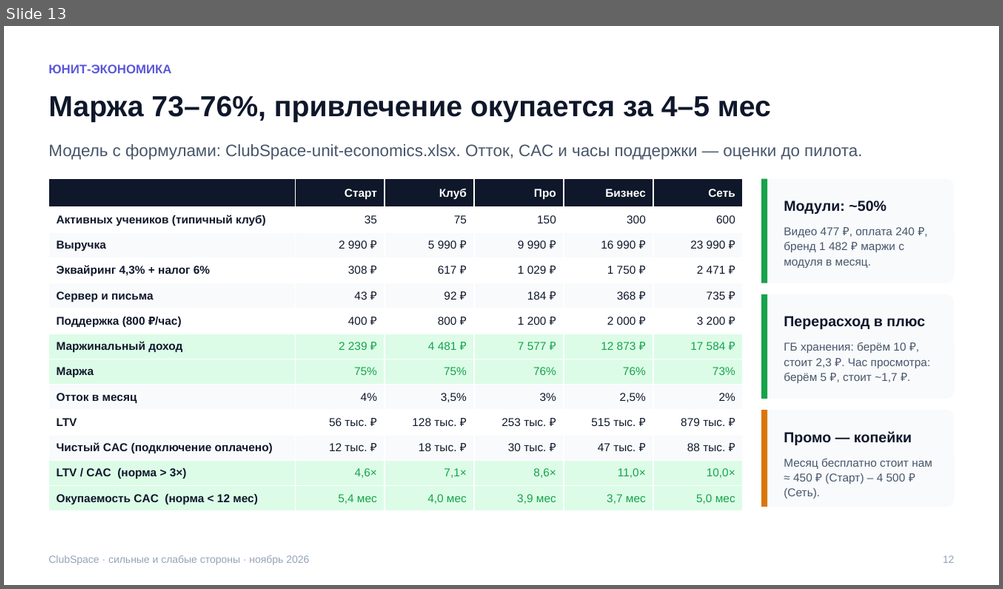
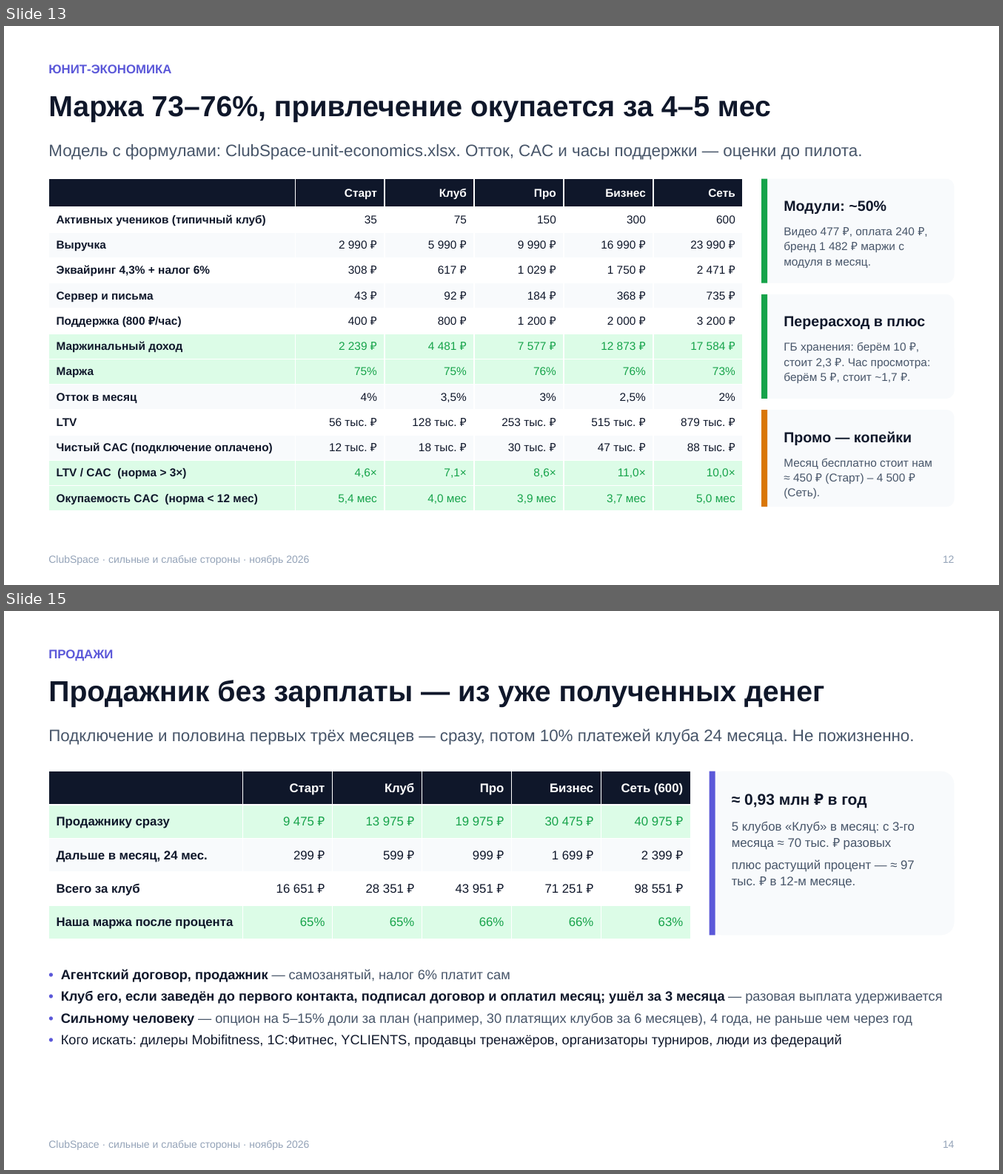
Before and after one commit to ilyakislenko/clubspace, a slide deck: docs/strategy/ClubSpace-strengths-weaknesses.pptx. Shown one above the other, each under a label of ours: slide 13 before the commit, slides 13 and 15 after it; the slides between them are not shown. The pictures are 1003x589 and 1003x1174 pixels, drawn with LibreOffice and Linux fonts; fonts in the diff are those of the drawing. Boxes give left, top, right and bottom in pixels: in the first picture for what was removed or moved away, otherwise in the second. Text is boxed around its words. In the diff, an @@ line names an element or a change of style, - is before the commit and + after.

```diff
--- a/docs/strategy/ClubSpace-strengths-weaknesses.pptx
+++ b/docs/strategy/ClubSpace-strengths-weaknesses.pptx
@@ slide 15 added at box(4, 611, 999, 1170), background #FFFFFF @@
@@ text added at box(48, 649, 113, 661), 12 pt, text #5B58D9, bold @@
+ПРОДАЖИ
@@ text added at box(48, 680, 824, 707), 28 pt, text #0F172A, bold @@
+Продажник без зарплаты — из уже полученных денег
@@ text added at box(48, 729, 914, 745), 16 pt, text #475569 @@
+Подключение и половина первых трёх месяцев — сразу, потом 10% платежей клуба 24 месяца. Не пожизненно.
@@ table added at box(48, 772, 691, 940), 5 rows, 6 columns @@
+ | Старт | Клуб | Про | Бизнес | Сеть (600)
+Продажнику сразу | 9 475 ₽ | 13 975 ₽ | 19 975 ₽ | 30 475 ₽ | 40 975 ₽
+Дальше в месяц, 24 мес. | 299 ₽ | 599 ₽ | 999 ₽ | 1 699 ₽ | 2 399 ₽
+Всего за клуб | 16 651 ₽ | 28 351 ₽ | 43 951 ₽ | 71 251 ₽ | 98 551 ₽
+Наша маржа после процента | 65% | 65% | 66% | 66% | 63%
@@ rounded rectangle added at box(709, 772, 954, 936), fill #F8FAFC @@
@@ rectangle added at box(709, 772, 715, 936), fill #5B58D9 @@
@@ text added at box(744, 794, 866, 808), 15 pt, text #0F172A, bold @@
+≈ 0,93 млн ₽ в год
@@ text added at box(731, 821, 914, 889), 12 pt, text #475569 @@
+5 клубов «Клуб» в месяц: с 3‑го месяца ≈ 70 тыс. ₽ разовых
+плюс растущий процент — ≈ 97 тыс. ₽ в 12‑м месяце.
@@ text added at box(61, 969, 942, 1048), 13 pt, text #0F172A @@
+• Агентский договор, продажник — самозанятый, налог 6% платит сам
+• Клуб его, если заведён до первого контакта, подписал договор и оплатил месяц; ушёл за 3 месяца — разовая выплата удерживается
+• Сильному человеку — опцион на 5–15% доли за план (например, 30 платящих клубов за 6 месяцев), 4 года, не раньше чем через год
+• Кого искать: дилеры Mobifitness, 1С:Фитнес, YCLIENTS, продавцы тренажёров, организаторы турниров, люди из федераций
@@ text added at box(48, 1141, 309, 1150), 10 pt, text #94A3B8 @@
+ClubSpace · сильные и слабые стороны · ноябрь 2026
@@ text added at box(942, 1141, 954, 1148), 10 pt, text #94A3B8 @@
+14
```
Also in this commit, not shown: 10 slides changed, 3 other files.
